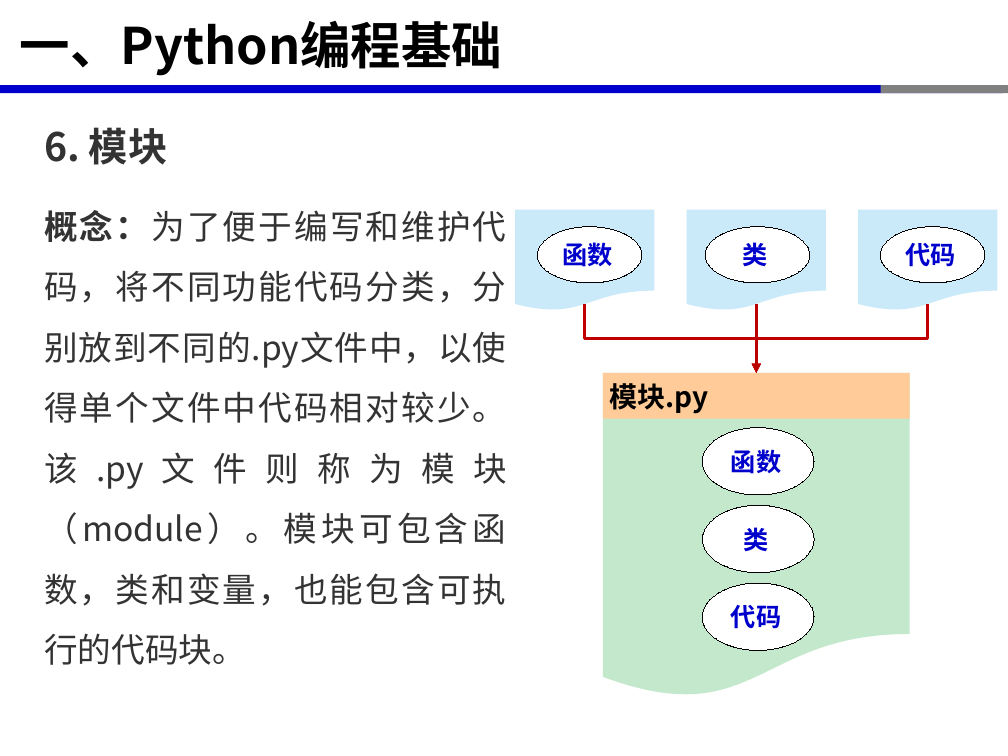
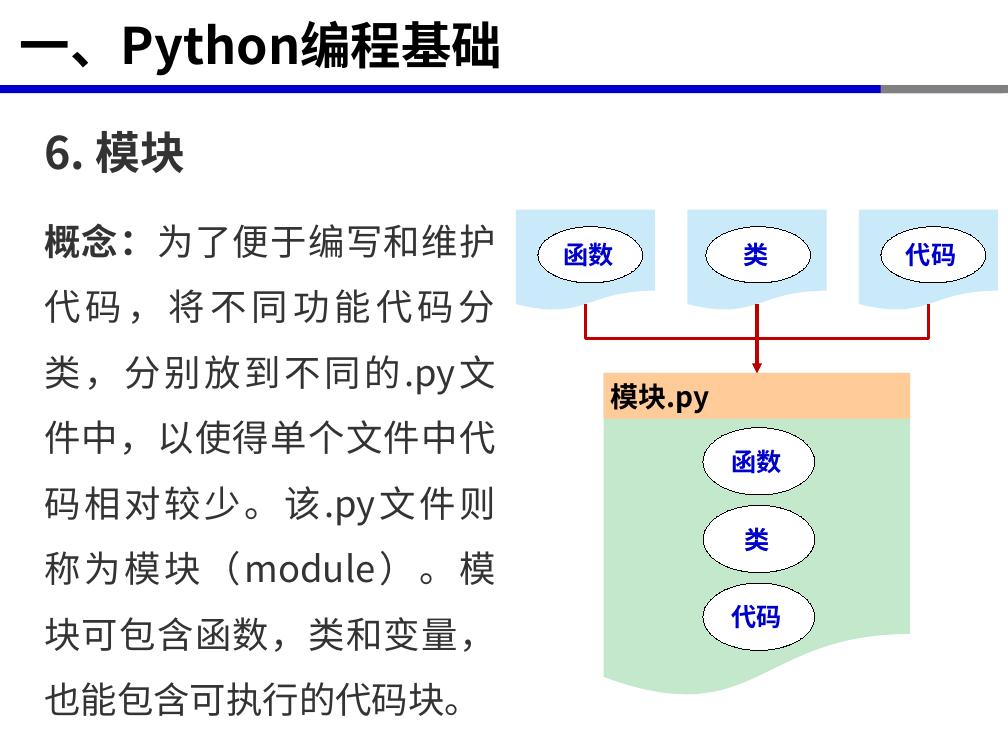
Before and after one commit to xinluo2018/open-source-gis-course, a slide deck: slide 14 of 第3章-开源GIS软件开发环境-6课时/第3章-2-开源GIS软件开发环境-Python编程基础-2学时.pptx (slide 13 before the commit). Drawn at 1008x756 pixels with LibreOffice and Linux fonts; fonts in the diff are those of the drawing. Boxes give left, top, right and bottom in pixels: in the first picture for what was removed or moved away, otherwise in the second. Text is boxed around its words. In the diff, an @@ line names an element or a change of style, - is before the commit and + after.

```diff
--- a/第3章-开源GIS软件开发环境-6课时/第3章-2-开源GIS软件开发环境-Python编程基础-2学时.pptx
+++ b/第3章-开源GIS软件开发环境-6课时/第3章-2-开源GIS软件开发环境-Python编程基础-2学时.pptx
@@ text "6. 模块" at box(44, 131, 495, 716): size 28 to 32 pt in "6. 模块"; size 24 to 26 pt; more space between paragraphs @@
```
Also in this commit, not shown: 11 other slides changed, 2 slides added, 1 slide removed, 15 other files.
